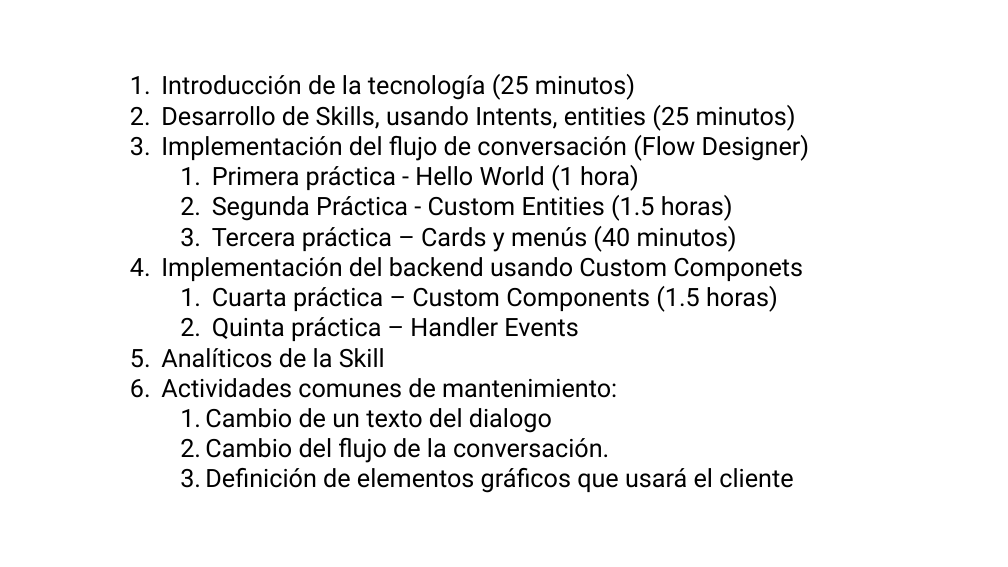
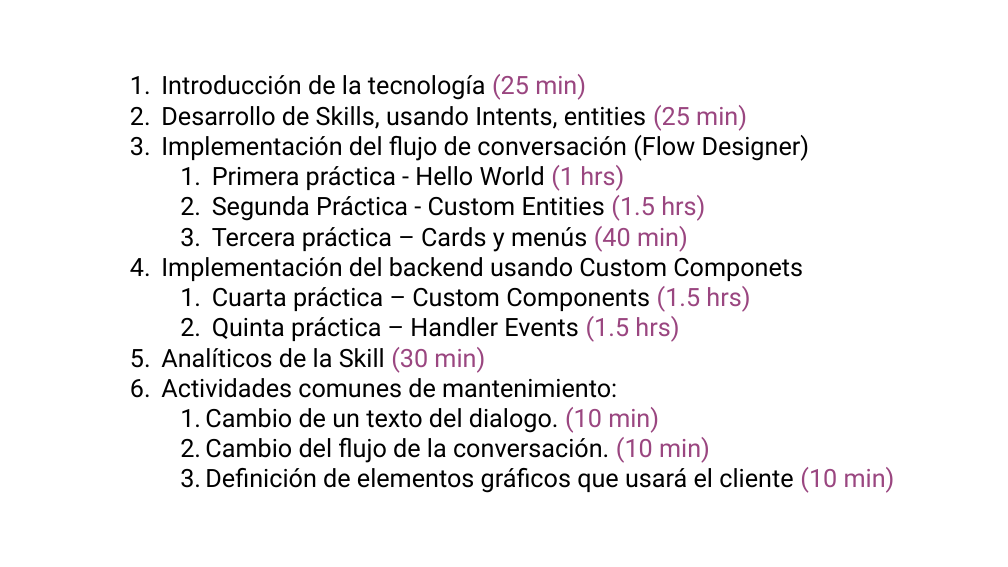
Before and after one commit to bquirino-sps/curso_oda_lapi, a slide deck: slide 3 of curso_ODA.pptx. Drawn at 1008x567 pixels with LibreOffice and Linux fonts; fonts in the diff are those of the drawing; background and template pictures are left out. Boxes give left, top, right and bottom in pixels: in the first picture for what was removed or moved away, otherwise in the second. Text is boxed around its words. In the diff, an @@ line names an element or a change of style, - is before the commit and + after.

```diff
--- a/curso_ODA.pptx
+++ b/curso_ODA.pptx
@@ text at (161, 74, 747, 131): text changed @@
-  1. Introducción de la tecnología (25 minutos)
-  2. Desarrollo de Skills, usando Intents, entities (25 minutos)
+  1. Introducción de la tecnología (25 min)
+  2. Desarrollo de Skills, usando Intents, entities (25 min)
@@ text at (212, 165, 705, 252): text changed @@
-    1. Primera práctica - Hello World (1 hora)
-    2. Segunda Práctica - Custom Entities (1.5 horas)
-    3. Tercera práctica – Cards y menús (40 minutos)
+    1. Primera práctica - Hello World (1 hrs)
+    2. Segunda Práctica - Custom Entities (1.5 hrs)
+    3. Tercera práctica – Cards y menús (40 min)
@@ text at (161, 286, 750, 373): text changed @@
-    1. Cuarta práctica – Custom Components (1.5 horas)
-    2. Quinta práctica – Handler Events
-  5. Analíticos de la Skill
+    1. Cuarta práctica – Custom Components (1.5 hrs)
+    2. Quinta práctica – Handler Events (1.5 hrs)
+  5. Analíticos de la Skill (30 min)
@@ text at (205, 407, 895, 493): text changed @@
-    1. Cambio de un texto del dialogo
-    2. Cambio del flujo de la conversación.
-    3. Definición de elementos gráficos que usará el cliente
+    1. Cambio de un texto del dialogo. (10 min)
+    2. Cambio del flujo de la conversación. (10 min)
+    3. Definición de elementos gráficos que usará el cliente (10 min)
```
Also in this commit, not shown: 4 other slides changed, 7 slides added, 6 other files.
